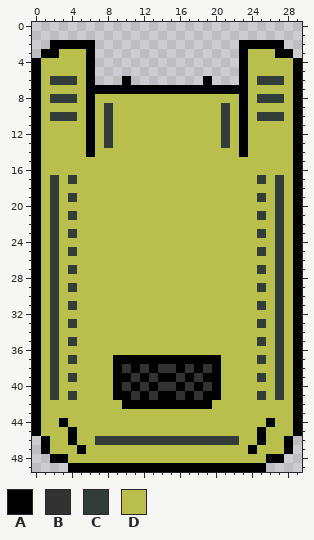
File history of a pixel-art sprite, src/assets/exports/tankBodySand.png. Above: the version before the commit.
The file is 60x100 pixels, drawn in blocks of 2x2; one block is one cell here.
Palette (. is transparent): A #000000  B #323232  C #323c39  D #b9bf4d
New version:
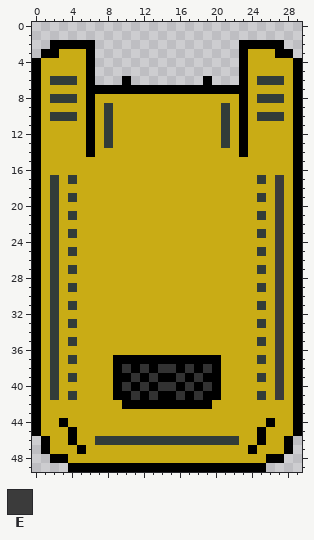
Colours new in this view: E #3b3b3b
Diff:
@@ palette @@
-D #b9bf4d
+D #c9ac15
@@ x 25..29 @@
 16 DDDDA
-17 CDCDA
-18 DDCDA
-19 CDCDA
-20 DDCDA
-21 CDCDA
-22 DDCDA
-23 CDCDA
-24 DDCDA
-25 CDCDA
-26 DDCDA
-27 CDCDA
-28 DDCDA
-29 CDCDA
-30 DDCDA
-31 CDCDA
-32 DDCDA
-33 CDCDA
-34 DDCDA
-35 CDCDA
-36 DDCDA
-37 CDCDA
-38 DDCDA
-39 CDCDA
-40 DDCDA
-41 CDCDA
+17 CDEDA
+18 DDEDA
+19 CDEDA
+20 DDEDA
+21 CDEDA
+22 DDEDA
+23 CDEDA
+24 DDEDA
+25 CDEDA
+26 DDEDA
+27 CDEDA
+28 DDEDA
+29 CDEDA
+30 DDEDA
+31 CDEDA
+32 DDEDA
+33 CDEDA
+34 DDEDA
+35 CDEDA
+36 DDEDA
+37 CDEDA
+38 DDEDA
+39 CDEDA
+40 DDEDA
+41 CDEDA
 42 DDDDA
